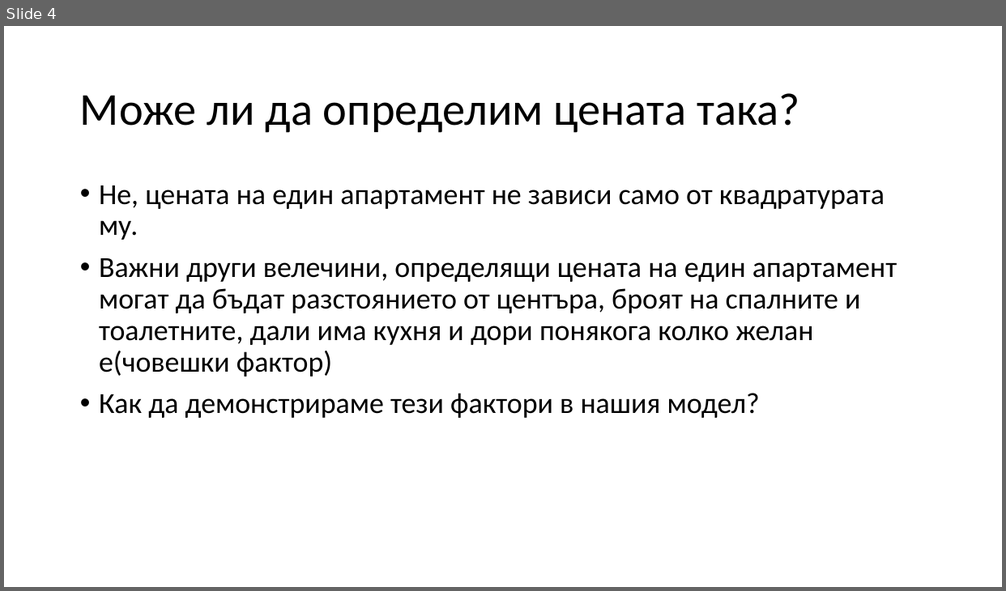
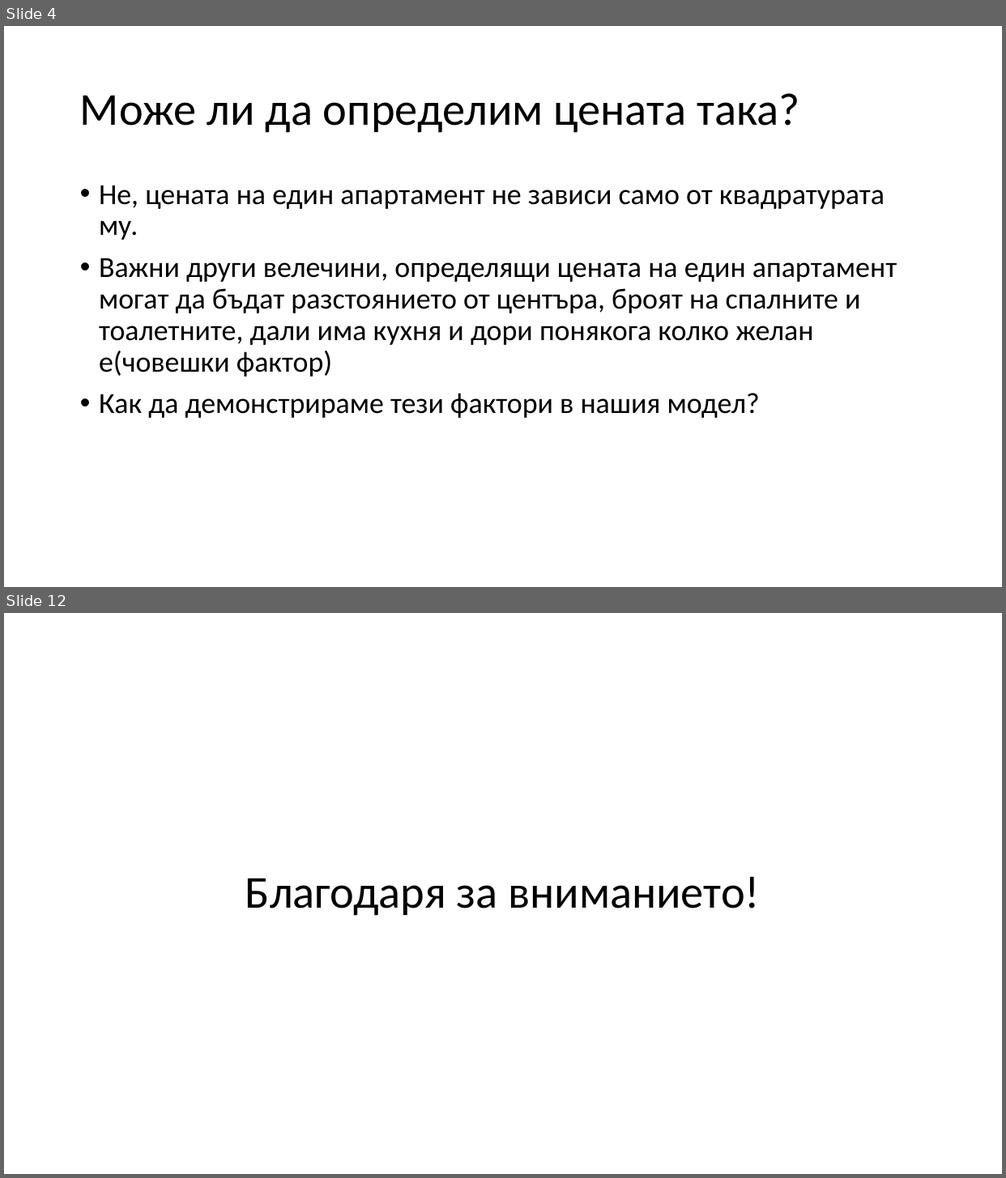
Before and after one commit to PTrendafilov/Machine-Learning-Models, a slide deck: Linear Regression/Линейна регресия.pptx. Shown one above the other, each under a label of ours: slide 4 before the commit, slides 4 and 12 after it; the slides between them are not shown. The pictures are 1006x591 and 1006x1178 pixels, drawn with LibreOffice and Linux fonts; fonts in the diff are those of the drawing. Boxes give left, top, right and bottom in pixels: in the first picture for what was removed or moved away, otherwise in the second. Text is boxed around its words. In the diff, an @@ line names an element or a change of style, - is before the commit and + after.

```diff
--- a/Linear Regression/Линейна регресия.pptx
+++ b/Linear Regression/Линейна регресия.pptx
@@ slide 12 added at (4,613,1002,1174), background #FFFFFF @@
@@ title added at (245,877,760,916), 44 pt, text #000000 @@
+Благодаря за вниманието!
```
Also in this commit, not shown: 3 slides changed, 6 other slides added, 1 slide removed.
